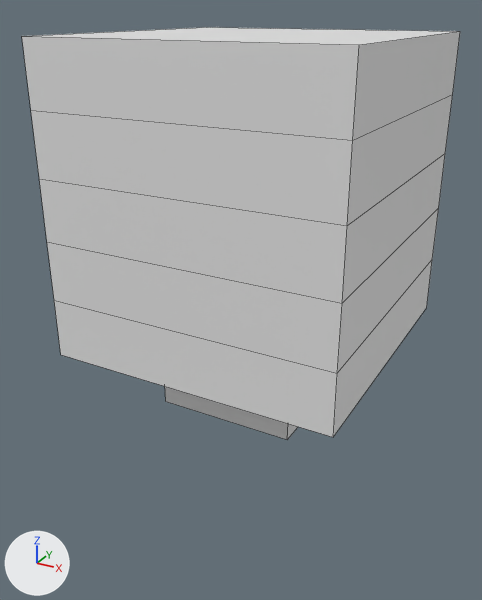
A saved change to the Blender file rct2/scenery/Jurassic Theming/bn6_Jurassic-Style-Sign/bn6_V001.blend.
Camera for both pictures: a camera (50 mm lens) standing at (4.09, -7.93, 4.39) and looking at (-0.11, -0.3, 0.57). The lights are fixed; the arrows at lower left show +X, +Y and +Z. Mesh edges are drawn as thin lines. The same objects are shown in both versions, whatever each file hides.
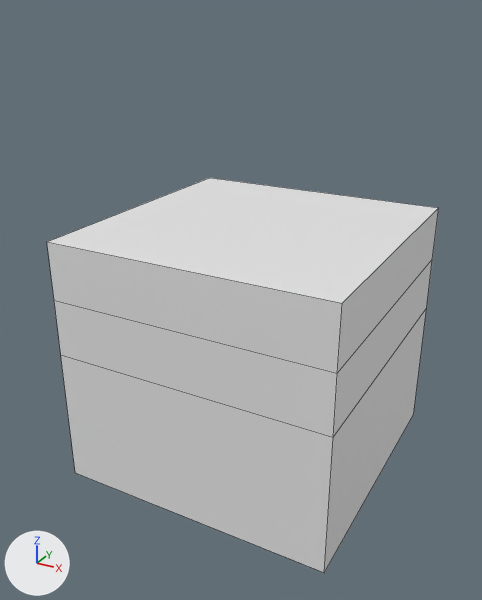
Patch to the scene script:
```diff
--- a/rct2/scenery/Jurassic Theming/bn6_Jurassic-Style-Sign/bn6_V001.blend.py
+++ b/rct2/scenery/Jurassic Theming/bn6_Jurassic-Style-Sign/bn6_V001.blend.py
@@ me_cube @@
 me_cube.from_pydata(...)  # 8 vertices, 6 faces; spans x -1.0..1.0, y -1.0..1.0, z -1.0..1.0
 # used by ob_cube; location = (0.0, 0.0, 0.0)
+# me_cube part 1: the whole mesh is scaled about its middle by (2, 2, 1), then moved by (0.0, 0.0, -1.0)
@@ ob_cube_001 @@
 _m = ob_cube_001.modifiers.new('Array', 'ARRAY')
-_m.count = 5
 _m.constant_offset_displace = (0.0, 0.0, 0.0)
```

Changed parts and their boxes (x1, y1, x2, y2) in the pictures (482 x 600 px):
'Cube.001', modifiers changed (10% narrower, 37% shorter)
    before: (22, 27, 460, 437)
    after: (47, 178, 439, 437)
'Cube', mesh rescaled
    before: (165, 387, 298, 440)
    after: (61, 309, 426, 572)
